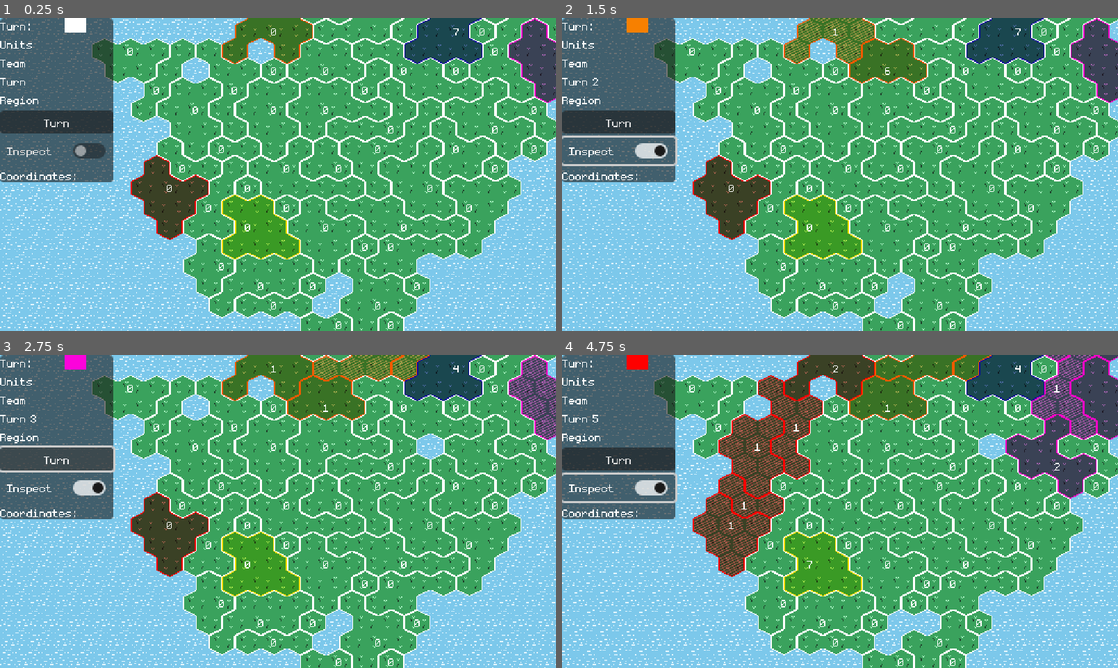
Above: before the commit, frames 1-4 (two rows, left to right).
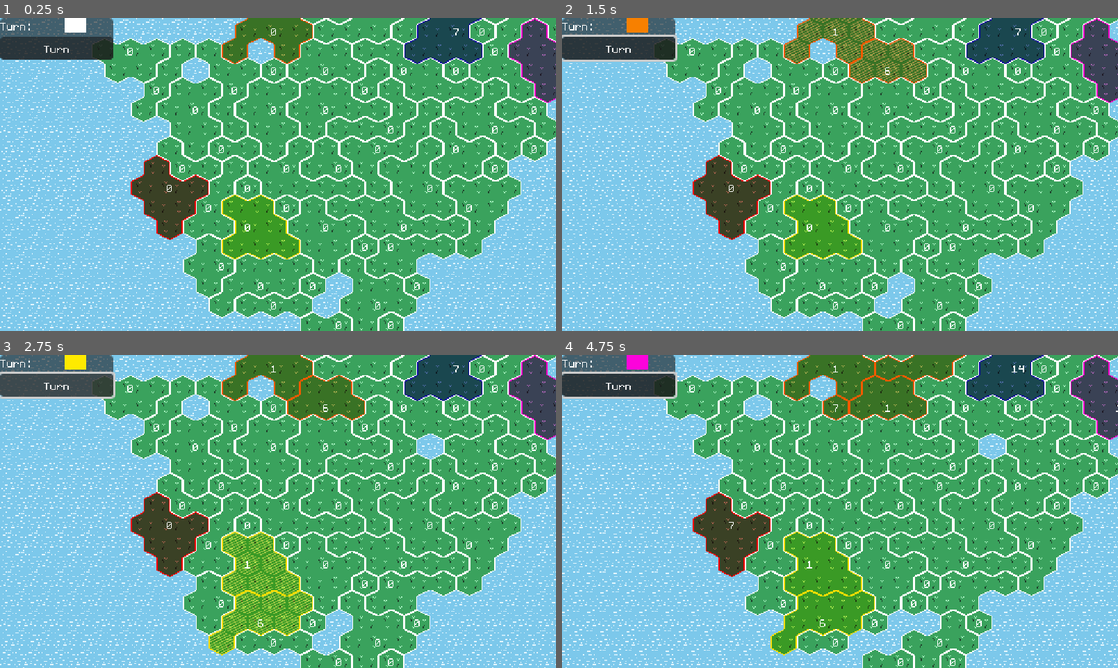
Above: after the commit, the same moments.

Repository: feored/LD54
Game: Godot game, scene res://scenes/main.tscn
Two runs of this game, one before a commit and one after it. Both use one fixed random seed, a clock stepped at 60 frames per second and the inputs below.
Inputs (mouse positions are in pixels of both pictures, inside the frame that each line leads up to):
- Up to frame 1 (0.25 s): no input
- Up to frame 2 (1.5 s): click "Turn" at 0.5 s; click (617, 149) at 1.25 s, where only the run before the commit has a clickable "Inspect"
- Up to frame 3 (2.75 s): click "Turn" at 2 s
- Up to frame 4 (4.75 s): click (617, 486) at 2.75 s, where only the run before the commit has a clickable "Inspect"; click "Turn" at 3.5 s; click (617, 486) at 4.25 s, where only the run before the commit has a clickable "Inspect"

The runs differ from the first frame. In frame 1, 9.5% of the frame differs, in the area x 0-21%, y 6-53%; in frame 2, 10%; in frame 3, 14%; in frame 4, 24%, in the area x 0-100%, y 0-96%.

Commit message:
refactor selection

Diff:
--- a/bots/basebot.gd
+++ b/bots/basebot.gd
@@ -1,11 +1,10 @@
 extends RefCounted
 class_name BaseBot
-
 
 var team = 0
 
 
-func play_turn(_world, _regions_used):
+func play_turn(_world):
 	pass
 
 
--- a/bots/dumb_bot.gd
+++ b/bots/dumb_bot.gd
@@ -2,10 +2,10 @@
 class_name DumbBot
 
 
-func play_turn(world, regions_used):
+func play_turn(world):
 	var owned_regions = []
 	for region in world.regions.keys():
-		if can_use_region(world, regions_used, region):
+		if can_use_region(world, region):
 			owned_regions.append(region)
 	owned_regions.shuffle()
 	for region in owned_regions:
@@ -14,7 +14,10 @@
 				return Action.new(self.team, Constants.Action.MOVE, region, adjacent)
 	return Action.new(self.team, Constants.Action.NONE)
 
-func can_use_region(world, regions_used, region):
-	return (not regions_used.has(region) or not regions_used[region]) \
-	and world.regions[region].team == team \
-	and world.regions[region].units > 1
+
+func can_use_region(world, region):
+	return (
+		(not region in world.regions_used)
+		and world.regions[region].team == team
+		and world.regions[region].units > 1
+	)
--- a/scenes/main.gd
+++ b/scenes/main.gd
@@ -1,22 +1,16 @@
 extends Node2D
 
 @onready var world = $"%World"
-@onready var coordsLabel = $"%Coordinates"
-@onready var teamLabel = $"%TeamLabel"
-@onready var turnLabel = $"%TurnLabel"
-@onready var regionLabel = $"%RegionLabel"
 @onready var teamTurnRect = $"%TeamTurn"
 
-var clicked_tile = null
+var selected_region = null
 var teams = []
 var turn = 0
-var inspect_mode = false
 var player_team_index = 0
 
 var actions_history = []
 var bots = {}
-var regions_used = {}
-
+var regions_used = []
 
 func to_team_id(team_id):
 	return team_id + 1
@@ -99,53 +93,48 @@
 	var bot_action = null
 	var bot = self.bots[to_team_id(self.turn)]
 	while bot_action == null or bot_action.action != Constants.Action.NONE:
-		bot_action = bot.play_turn(self.world, self.regions_used)
+		bot_action = bot.play_turn(self.world)
 		apply_action(bot_action)
 		self.actions_history.append(bot_action)
 		await get_tree().create_timer(Constants.TURN_TIME).timeout
 
-func _on_inspect_button_toggled(pressed: bool):
-	inspect_mode = pressed;
+func clear_selected_region():
+	if selected_region != null:
+		self.world.regions[selected_region].set_selected(false)
+		self.selected_region = null
+
 
 func on_tile_clicked(new_clicked_tile):
-	if (inspect_mode):
-		clicked_tile = new_clicked_tile;
-		update_display()
+	if !(self.turn == self.player_team_index):
+		clear_selected_region()
 		return
-	if (self.turn == self.player_team_index and clicked_tile != null and clicked_tile.team == self.teams[player_team_index] and clicked_tile.region != new_clicked_tile.region):
-		var moved = self.world.move_units(clicked_tile.region, new_clicked_tile.region)
-		self.world.regions[clicked_tile.region].set_selected(false)
-		self.regions_used[clicked_tile.region] = moved
-		clicked_tile = null
+	if new_clicked_tile.region in self.world.regions_used:
+		clear_selected_region()
+		return
+	if selected_region != null and new_clicked_tile.region == selected_region:
+		clear_selected_region()
+		return
+	if selected_region == null:
+		if new_clicked_tile.team == self.teams[self.player_team_index]:
+			self.selected_region = new_clicked_tile.region
+			self.world.regions[selected_region].set_selected(true)
 	else:
-		if self.regions_used.has(new_clicked_tile.region) and self.regions_used[new_clicked_tile.region]:
-			print("Error: this region has already been used this turn", new_clicked_tile.region)
+		if new_clicked_tile.region not in self.world.adjacent_regions(self.selected_region):
+			clear_selected_region()
+			return
 		else:
-			if (new_clicked_tile.team == self.teams[self.player_team_index]):
-				clicked_tile = new_clicked_tile
-				self.world.regions[clicked_tile.region].set_selected(true)
-			else:
-				clicked_tile = null
-	update_display()
+			var move = Action.new(self.teams[self.player_team_index], Constants.Action.MOVE, selected_region, new_clicked_tile.region )
+			actions_history.append(move)
+			self.apply_action(move)
+			clear_selected_region()
 
-
-func update_display():
-	print(clicked_tile)
-	if (clicked_tile != null):
-		coordsLabel.text = str(clicked_tile.coords)
-		teamLabel.text = str(clicked_tile.team)
-		regionLabel.text = str(clicked_tile.region)
-	turnLabel.text = str(teams[self.turn])
 
 func next_turn():
 	self.turn = (self.turn + 1) % (self.teams.size())
 	self.teamTurnRect.color = Constants.TEAM_COLORS[to_team_id(self.turn)]
-	for region in regions_used:
-		self.world.regions[region].set_used(false)
-	self.regions_used.clear()
+	self.world.clear_regions_used()
 	check_win_condition()
 	generate_units(teams[self.turn])
-	update_display()
 	world.generate_disaster()
 	if not regions_left(self.teams[self.turn]):
 		next_turn()
@@ -153,6 +142,7 @@
 		await get_tree().create_timer(Constants.TURN_TIME).timeout
 		await bots_play()
 		next_turn()
+
 
 
 func regions_left(team):
@@ -170,4 +160,4 @@
 	if action.action == Constants.Action.NONE:
 		return
 	if action.action == Constants.Action.MOVE:
-		self.regions_used[action.region_from] = self.world.move_units(action.region_from, action.region_target)
+		self.world.move_units(action.region_from, action.region_target)
--- a/scenes/main.tscn
+++ b/scenes/main.tscn
@@ -6,7 +6,6 @@
 [ext_resource type="Script" path="res://scenes/camera/Camera2D.gd" id="3_x3nk1"]
 [ext_resource type="Texture2D" uid="uid://b7uk1y1hmnqo5" path="res://assets/tiles/water.png" id="5_2ncmi"]
 [ext_resource type="Theme" uid="uid://3t61g0061mea" path="res://assets/theme.tres" id="5_5yrco"]
-[ext_resource type="FontFile" uid="uid://dnejlqr6sbicq" path="res://assets/monogram-extended.ttf" id="5_cmyqo"]
 
 [sub_resource type="TileSetAtlasSource" id="TileSetAtlasSource_syxq1"]
 texture = ExtResource("5_2ncmi")
@@ -41,9 +40,6 @@
 tile_size = Vector2i(24, 24)
 sources/1 = SubResource("TileSetAtlasSource_7xr4p")
 sources/0 = SubResource("TileSetAtlasSource_syxq1")
-
-[sub_resource type="Theme" id="Theme_pqbx7"]
-/fonts/font = ExtResource("5_cmyqo")
 
 [node name="Main" type="Node2D"]
 script = ExtResource("1_osaxm")
@@ -127,76 +123,9 @@
 size_flags_horizontal = 6
 size_flags_stretch_ratio = 0.0
 
-[node name="Units" type="HBoxContainer" parent="UI/CanvasLayer/PanelContainer/VBoxContainer"]
-layout_mode = 2
-
-[node name="Label2" type="Label" parent="UI/CanvasLayer/PanelContainer/VBoxContainer/Units"]
-layout_mode = 2
-text = "Units"
-
-[node name="Units" type="Label" parent="UI/CanvasLayer/PanelContainer/VBoxContainer/Units"]
-unique_name_in_owner = true
-layout_mode = 2
-theme = SubResource("Theme_pqbx7")
-
-[node name="Team" type="HBoxContainer" parent="UI/CanvasLayer/PanelContainer/VBoxContainer"]
-layout_mode = 2
-
-[node name="Label2" type="Label" parent="UI/CanvasLayer/PanelContainer/VBoxContainer/Team"]
-layout_mode = 2
-text = "Team"
-
-[node name="TeamLabel" type="Label" parent="UI/CanvasLayer/PanelContainer/VBoxContainer/Team"]
-unique_name_in_owner = true
-layout_mode = 2
-theme = SubResource("Theme_pqbx7")
-
-[node name="Turn" type="HBoxContainer" parent="UI/CanvasLayer/PanelContainer/VBoxContainer"]
-layout_mode = 2
-
-[node name="Label2" type="Label" parent="UI/CanvasLayer/PanelContainer/VBoxContainer/Turn"]
-layout_mode = 2
-text = "Turn"
-
-[node name="TurnLabel" type="Label" parent="UI/CanvasLayer/PanelContainer/VBoxContainer/Turn"]
-unique_name_in_owner = true
-layout_mode = 2
-text = "
-"
-
-[node name="Region" type="HBoxContainer" parent="UI/CanvasLayer/PanelContainer/VBoxContainer"]
-layout_mode = 2
-
-[node name="Label2" type="Label" parent="UI/CanvasLayer/PanelContainer/VBoxContainer/Region"]
-layout_mode = 2
-text = "Region"
-
-[node name="RegionLabel" type="Label" parent="UI/CanvasLayer/PanelContainer/VBoxContainer/Region"]
-unique_name_in_owner = true
-layout_mode = 2
-text = "
-"
-
 [node name="TurnButton" type="Button" parent="UI/CanvasLayer/PanelContainer/VBoxContainer"]
 unique_name_in_owner = true
 layout_mode = 2
 text = "Turn"
 
-[node name="InspectButton" type="CheckButton" parent="UI/CanvasLayer/PanelContainer/VBoxContainer"]
-layout_mode = 2
-text = "Inspect"
-
-[node name="HBoxContainer2" type="HBoxContainer" parent="UI/CanvasLayer/PanelContainer/VBoxContainer"]
-layout_mode = 2
-
-[node name="Label2" type="Label" parent="UI/CanvasLayer/PanelContainer/VBoxContainer/HBoxContainer2"]
-layout_mode = 2
-text = "Coordinates:"
-
-[node name="Coordinates" type="Label" parent="UI/CanvasLayer/PanelContainer/VBoxContainer/HBoxContainer2"]
-unique_name_in_owner = true
-layout_mode = 2
-theme = SubResource("Theme_pqbx7")
-
 [connection signal="pressed" from="UI/CanvasLayer/PanelContainer/VBoxContainer/TurnButton" to="." method="_on_turn_button_pressed"]
-[connection signal="toggled" from="UI/CanvasLayer/PanelContainer/VBoxContainer/InspectButton" to="." method="_on_inspect_button_toggled"]
--- a/world/gen.gd
+++ b/world/gen.gd
@@ -12,6 +12,7 @@
 
 var tiles = {}
 var regions = {}
+var regions_used = []
 
 
 func spawn_cell(coords, team):
@@ -181,16 +182,12 @@
 func move_units(region_from : int, region_to: int):
 	if not self.regions.has(region_from):
 		print("Error: invalid region trying to move", region_from)
-		return false
 	if not self.regions.has(region_to):
 		print("Error: invalid region trying to move to", region_to)
-		return false
 	if self.regions[region_from].units <= 1:
 		print("Error: not enough units to move:", regions[region_from].units)
-		return false
 	if not region_to in self.adjacent_regions(region_from):
 		print("Error: regions are not adjacent")
-		return false
 	var moved_units = regions[region_from].units - 1
 	if regions[region_from].team == regions[region_to].team:
 		regions[region_from].set_units(1)
@@ -203,7 +200,9 @@
 			regions[region_to].set_units(moved_units - regions[region_to].units)
 			regions[region_to].set_team(regions[region_from].team)
 	self.regions[region_from].set_used(true)
-
+	self.regions[region_to].set_used(true)
+	self.regions_used.append(region_from)
+	self.regions_used.append(region_to)
 
 # Called when the node enters the scene tree for the first time.
 func _ready():
@@ -231,3 +230,8 @@
 				if not adjacent.has(neighbor_region):
 					adjacent.append(neighbor_region)
 	return adjacent
+
+func clear_regions_used():
+	for region in regions_used:
+		regions[region].set_used(false)
+	regions_used.clear()
Not shown: 1 places in scenes/main.tscn that only renumber resources
